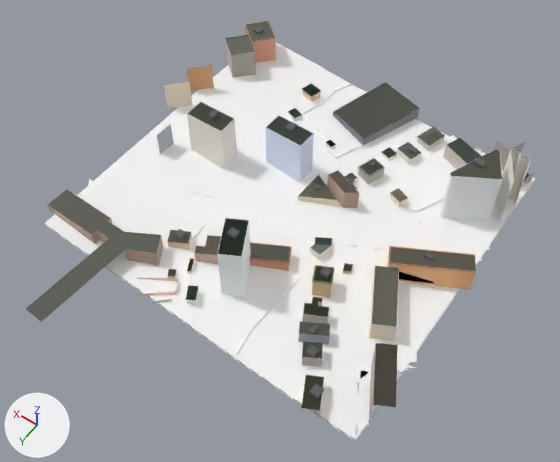
The glTF model public/tiles/0/-2_-13.glb as it was, and as the next commit left it.
Before and after are seen from a camera (50 mm lens) standing at (-584.0, 3506.0, 595.0) and looking at (-391.0, 3237.0, 171.0). The axes (+X, +Y, +Z) are drawn at lower left. The lights are the same throughout. The first picture is the older version. Where no turn or scale is listed for an object, it has been applied to the vertices. Vertices at exactly the same position are counted once.

The first picture shows 't0_-2_-13'.
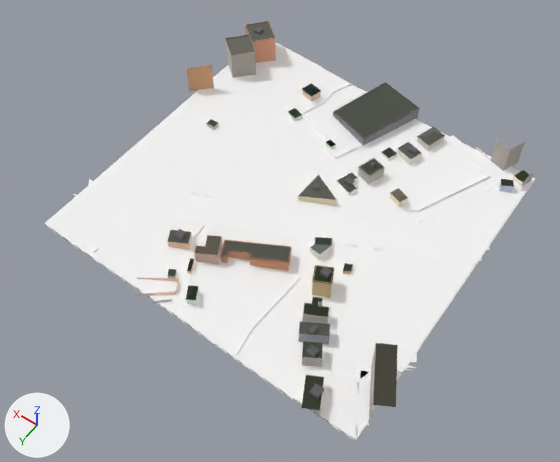
Where the newer file only moved an object's origin or applied its transform, the numbers keep the older frame.

Boxes [x1, y1, x2, y2] around the edits, measured in the pictures (560 x 462 px):
```json
{"object": "t0_-2_-13", "change": "reshaped", "before": [26, 21, 535, 441], "after": [44, 21, 535, 441]}
{"part": 1, "of": "me_t0__2__13", "change": "deleted", "before": [26, 82, 530, 341]}
{"part": 2, "of": "me_t0__2__13", "change": "cut back", "before": [123, 162, 403, 412], "after": [96, 161, 406, 385]}
```

Edits to the scene script, one JSON object a line:
```json
{"block": "me_t0__2__13", "where": "# used by ob_t0__2__13; location = (-387.3, 3222.5, 182.4)"}
{"op": "remove", "block": "me_t0__2__13", "code": "me_t0__2__13.from_pydata(...)  # 11744 vertices, 17675 faces; spans x -138.0..138.0, y -164.0..164.0, z -31.0..31.0"}
{"op": "add", "block": "me_t0__2__13", "code": "me_t0__2__13.from_pydata(...)  # 11217 vertices, 17059 faces; spans x -138.0..137.0, y -164.0..112.0, z -31.0..14.0"}
{"block": "me_t0__2__13", "change": "me_t0__2__13 part 1: 24 loose pieces with 494 vertices, spanning x -131.0..138.0, y -142.0..164.0, z -28.0..31.0, are deleted"}
{"block": "me_t0__2__13", "change": "me_t0__2__13 part 2: 13 vertices moved within x -92.0..87.0, y -121.0..98.0, z -27.0..-12.0; 53 vertices removed from x -103.0..87.0, y -146.0..100.0, z -27.0..24.0; 17 vertices added at x -100.0..86.0, y -149.0..95.0, z -27.0..-12.0"}
{"block": "me_t0__2__13", "change": "other edits to the shape of me_t0__2__13 do not show in these pictures"}
{"op": "remove", "block": "me_t0__2__13", "code": "me_t0__2__13.materials.append(mat_facade_modern)"}
```
